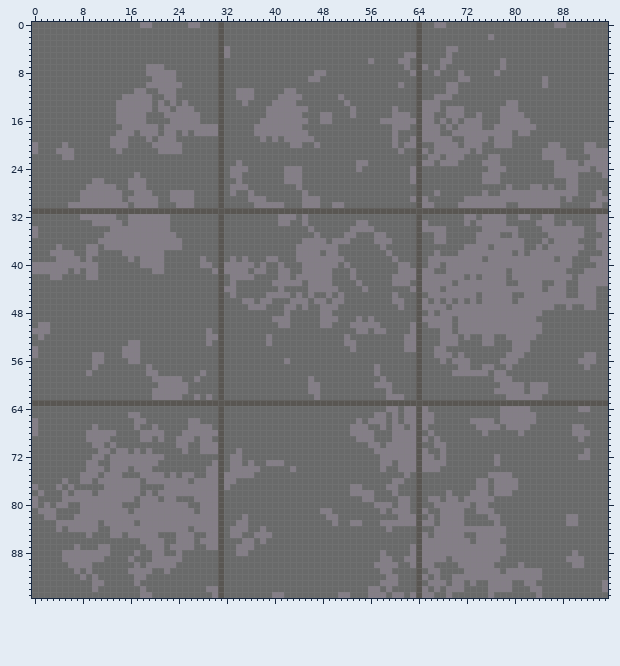
Pixel-art file, stored at Test Concepts and Sprites/concrete_interior/tileset_concrete.ase. Above: the version before the commit.
96x96 pixels, 1 frame.
Now the later version:
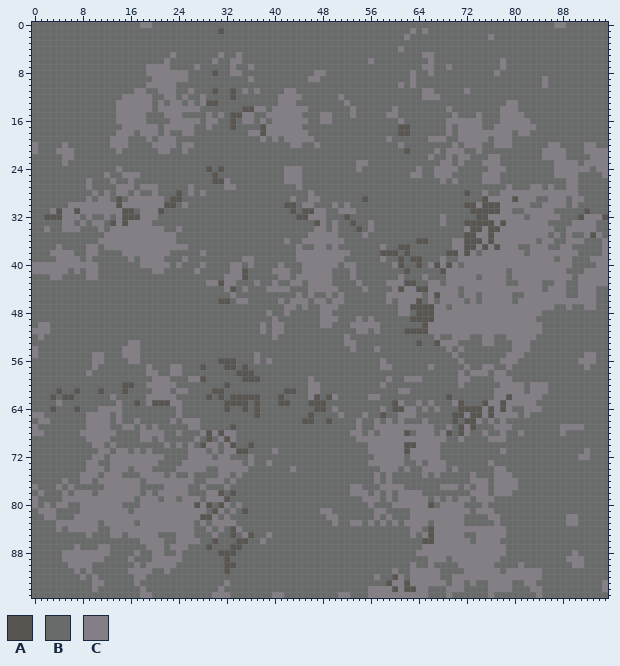
Palette (. is transparent): A #595652  B #696a6a  C #847e87
From old to new:
Changed rows in their new state; - is an unchanged pixel.
first column x 0:
 0 --------------------------BB---B--------------------------------B--BB---------------------------
 1 ---------------------------------------------------------------CBC------------------------------
 2 -------------------------------B------------------------------C-B-------------------------------
 3 -------------------------------B--------------------------------B-------------------------------
 4 -------------------------------BB----------------------------C--B----BB-------------------------
 5 -----------------------C-------CB-C---------------------------BBBCC--B--------------------------
 6 ----------------------C-------CB-CC--------------------------BB-B-C-BB--------------------------
 7 ----------------------C----C---B-C--C-------------------------B-B-C-BC--------------------------
 8 ------------------------CC----AB-CC-----------------------------B-CB---B------------------------
 9 ------------------------CC-----B----C--------------------------CB------BB-----------------------
10 ------------------------B------B-------------------------------CB----BB-------------------------
11 --------------------------C---AB-AB-BC--------------------------BCC--BB-C-----------------------
12 -------------------------C--C--B-ABBB---------------------------BCC-BB--------------------------
13 ------------------------CBC-CAAB---B----B-----------------------BBBB----------------------------
14 -----------------------C---C---B---AACCB------------------------BBBB--BB------------------------
15 -------------------------BBB-C-C-AACC----------------------C-BB-BBB--B-B------------------------
16 -----------------------------CCB-A-CC--B------------------BBB-BBBBB-BC-C------------------------
17 ---------------------------BB-BB-A---BA---------------------BAA-BBBB----------------------------
18 -----------------------B--CBBBBB----C-A---------------------BAA-BBBB-CB-------------------------
19 -------------------------------B---------------------------CB--BBB---B-C------------------------
20 ------------------------BCC----B----------------------------BCBBB--BBB--------------------------
21 -----------------------BBC-----B-----------------------------BA-BB--B---B-----------------------
22 -------------------------------B--------------------------------B--B--B-C-----------------------
23 -----C-------------------------B--B-----------------------------BBB---BC------------------------
24 --------------C--------------A---BBB---------------------------BC--CCCC-------------------------
25 ------------C--CC-------------AB-BB-----------------------------C--CCC--------------------------
26 ---------CBB-C---BB-----------A-C-B----------------------------BB---C-C-------------------------
27 ----------BBBBCC-B-CC-----C----BC-BB----------------------------B-------------------------------
28 --------BB-B-B-C--BBC--BAB--C--B-B--B--------BC-----------------B--B----A---------------------B-
29 --------B-B--BA------C-AABB----B----BBB----C-B---------A-------BBB------BBBA----A---BB--CBCC--BB
30 --------------A-C----CAAB-B----B-----BBBBBAA---B---BC-----------BBB----BAA-AAA-CC--BB---C-C--BB-
31 BBBC-CC-CCCCCCC--BCCC-BBBBBBBBBBBBBBBBBBBBB-B--CCBBCCCBBBBBBBBBBBBBBBBBBB-----CCBBCCCCCBBBBB-BBB
32 --AAACCCB-BB-BCAAA---BB--------B---------BBBAACCC---A-----------B---C---BBAA---CC-BCC--C---ACC-A
33 -----CC-C---BA-A----BBB--------B---------BB--B-AC-C--ABBC-------BB--C---AAAAA-ACCCCC--B--BCCCCBB
34 B-C--CCC---C----------B-C------B--------------BCC-C--BAB--------BBBBB---CAA-AA---CCCC--BB---CCBB
35 B------------------------------B--------------C-CCC-BB-C-BB-----B--BB---AA--A-CC-CCCCCB-B-BBCACB
36 ------------------------B------B----------C------C--B----BBB-----A-BB-CCAAA-A-----CC--CBB--C--B-
37 -------------------------C-----B-------------BB--B-----------AA-B-----CCAA-ACA---B-C-CBB--BB--B-
38 ----------------------C-----C--B----------------C--CC-----AAA-A-B--B-AA-A-B-----C---------------
39 -------------------------C--B--B-B--C--BB-----------------C-BA-A--BB-BB----C--------------------
40 ----------------------C-C----B-BB--B--B--------------C------CAB----ACA-B------------------------
41 ---------------------------C--BBB--A-BB-C--------------------BABBBB-A---------------------------
42 -------------------------------BC--AB-----------------------B-BBB-BBB---C-----------------------
43 -----------------------------CC-C----C---BB----------------C--AABB--B-C-------------------------
44 -------------------------------B-A-C---CC-C-----------------CAC--A--C--B------------------------
45 -------------------------------B-------BBBB----------------C-CCCC--A---B------------------------
46 --------------------------------A-C-B-BB-C-----------------CB-CC-BCBC-C-------------------------
47 -------------------------------B----BBB-----------------------CA-AA-----------------------------
48 -------------------------------B-------C---------------------CC--AAC----------------------------
49 -------------------------------B---------BB--------------------A-AA---C-------------------------
50 -------------------------------B------C-C-B--------------------BBA----C-------------------------
51 -----------------------------B-B------C-CC----------------B---AA-ACC--C-------------------------
52 -----------------------------BBB-------BC---------------------BBB--CBB-C------------------------
53 -----------------------------B-B-------B----------------------BB---A----------------------------
54 -------------------------------B-------------------------C----BBB--BBC-C------------------------
55 -------------------------------B-----C--------------------------B--BBBCB------------------------
56 --------------------------------AA---C-C--B---------------C-----B---B-B-B-----------------------
57 -----------------------CC---A--BAA-A---------------------BCC----B-C----B------------------------
58 -----------------------CC---B--B--AAA--------------------B------B-----B-B-----------------------
59 -----------------------BB-C-A--B---AAA--------------------BC--CCC------CC-----------------------
60 ---------------AA--CC---BB-----BA------------------------B-B----B------C------------------------
61 ----A--A---A---A-------B------A-----------AA---------------B-CC-B-------------------------------
62 ---A-AA------C-----C----B--B-A---AAAAA---A----CA-AC-----CC-BBB--B----A-------CCA----------------
63 BBBBCBBBBBBBBBCBB-BC---CCBBBBBBB----B-BBB--BBB---BBBBBBBBBBB-CBBCBCBBBC-BBB-CC-CCCCCBBBBBBBBBBBB
64 ---A---A---CCCC---------C------BA--A-A---------AA-C-------CBAA--B--C---AAAACACA-BB-CC------BB---
65 CC-------CCCC-C-BB------C------B-----A--------A----C---C-BA-BC--BBB---AACAACAC---B-B------------
66 BCC------CCCC-C---B----C-C-----B-------------AA--A------B-BCBCBBB-B---A-AA-B---BBBBB------------
67 ---------C-CC--CCBC---------BB-B-A-------------------B-B-C-C--C-C-C--C-ACABBB-C-BBB-----CC------
68 -C------C---------------CBBB-A--CC---------------------B--CC--ABCC--CA-AC-----C---------C-BBB---
69 ------------------------BBBCBA-CAC-----------------------CCC----C-C-C--C----CCC------------B----
70 ----------------------C--BC-A--BCA--A---------------------C---AACCC-B---------------------------
71 -------------------------BCC-B-BCCAA----C---------------C-----A-C-CCB---------C-----------------
72 --------------------------CCCC-CCBB-C--------------------C----B-C--CB--------B------------------
73 -------------------------CCCCC-CC-------BB--------------CC--C-BBCB----------CB------------------
74 ------------------------CCCCCBBCC---BB---------------------CCB-BB---C-C------CC-----------------
75 -------------------------B---BBC-B-BB--------------------C-C--B-BC-C-----C--B-------------------
76 --------------------------CBB--CB------------------------C-CBB--B--------C----------------------
77 --------------------------BB-BBB--------------------------C--C--B---CCC-C-----------------------
78 --------------------------BBB----A----------------------BC-CBCCCC----B--------------------------
79 -------------------------CC-B--CA------------------------C-C---CCCB---BC-B----------------------
80 --------------------------CA-AB-C-C---------------------CBBBC--CCCAB----B-B---------------------
81 ---------------------------C-BAC-C-A---------------------C--BBBCC-CC----C-----------------------
82 ----------------------------AA-BC--B---------------------C-C-BB-CC-C----------------------------
83 ---------------------------B-B-CCCBB--------------------C--B-B--C-BC----------------------------
84 --------------------------CBB-BC-A-B--B--------------------B---CC-A-----------------------------
85 -----------------------------B-B-ABCABB------------------------CB-A-----------------------------
86 ---------------------------CBBAB--AAB---------------------------BAA-----------------------------
87 --------------------------B--ABB-AABB--------------------------BB-------------------------------
88 --------------------------------AABB----------------------B----BC-------------------------------
89 -------------------------------BA-------------------------BB--BBBB------------------------------
90 -------------------------------BAA-----------------------BBBB---BB------------------------------
91 -------------------------------BA-------------------------BBC--CCC------------------------------
92 -------------------------------B-------------------------C-BAC-CC-C-----------------------------
93 -------------------------------BC-------------------------BA-CACCC------------------------------
94 -----------------------------BBC--------------------------C-ACAAC--B----------------------------
95 -------------------------------CC--------------------------C--C-C-B-----------------------------
Pixel boxes of the changes (left, top, right, bottom) in both pictures:
changed: (32, 22, 608, 598)
